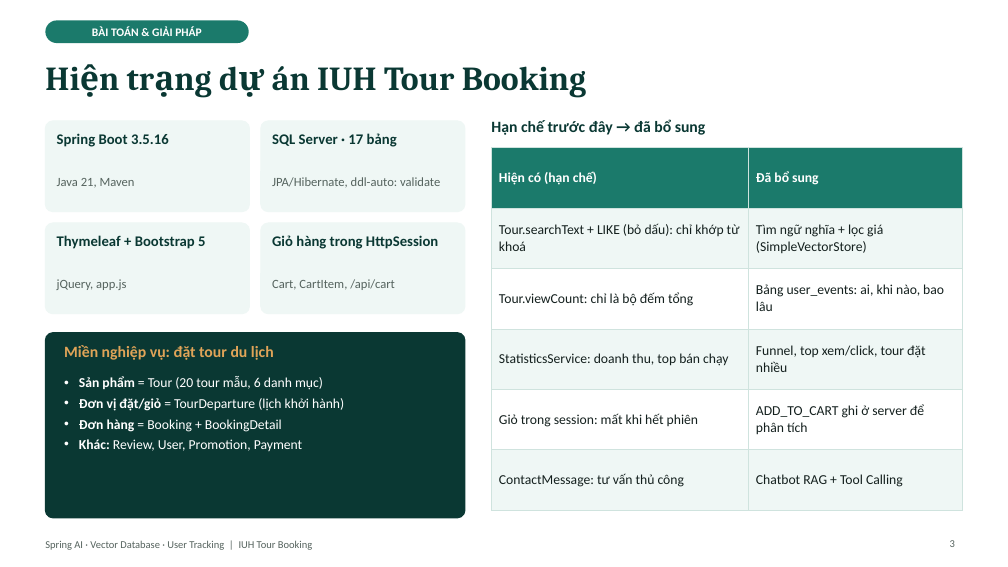
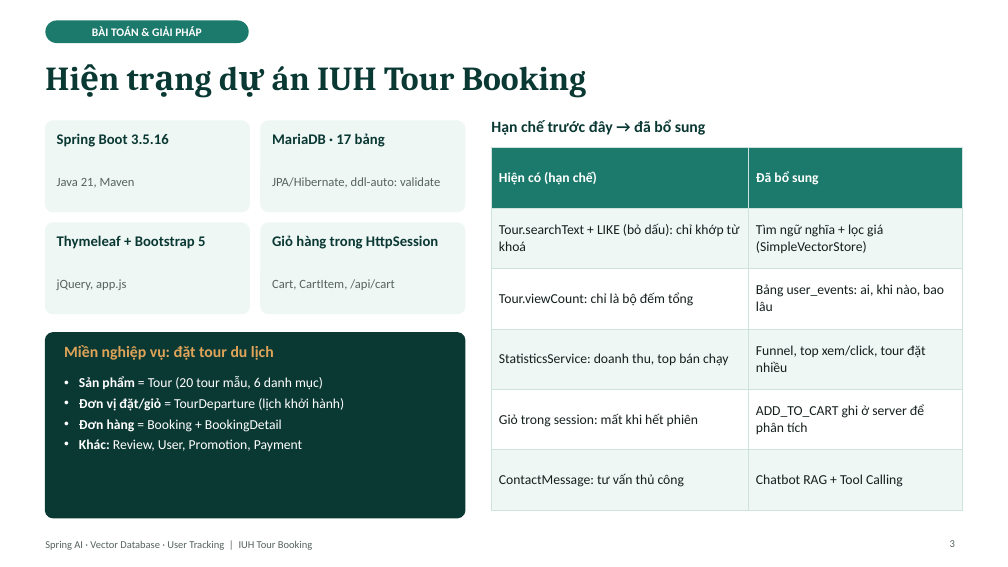
Before and after one commit to kanele05/project_www, a slide deck: slide 3 of docs/presentation/SpringAI_VectorDB_UserTracking.pptx. Drawn at 1008x567 pixels with LibreOffice and Linux fonts; fonts in the diff are those of the drawing. Boxes give left, top, right and bottom in pixels: in the first picture for what was removed or moved away, otherwise in the second. Text is boxed around its words. In the diff, an @@ line names an element or a change of style, - is before the commit and + after.

```diff
--- a/docs/presentation/SpringAI_VectorDB_UserTracking.pptx
+++ b/docs/presentation/SpringAI_VectorDB_UserTracking.pptx
@@ text at box(272, 133, 385, 147): text changed @@
-SQL Server · 17 bảng
+MariaDB · 17 bảng
```
Also in this commit, not shown: 4 other slides changed, 2 other files.
